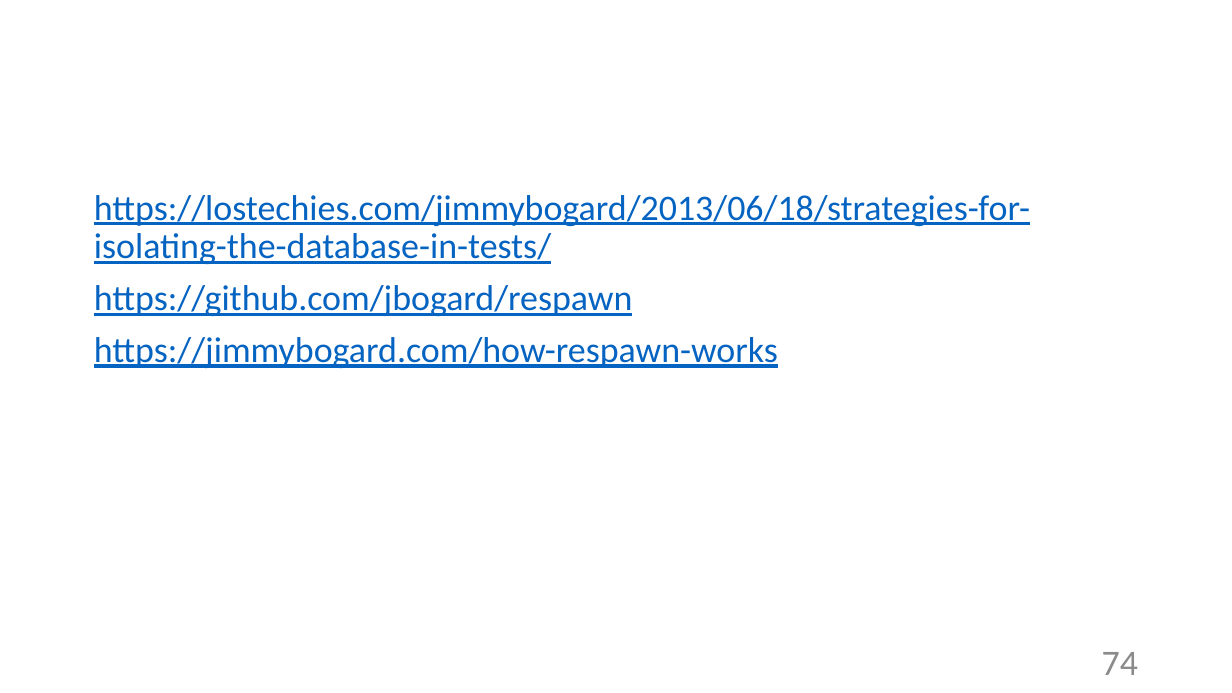
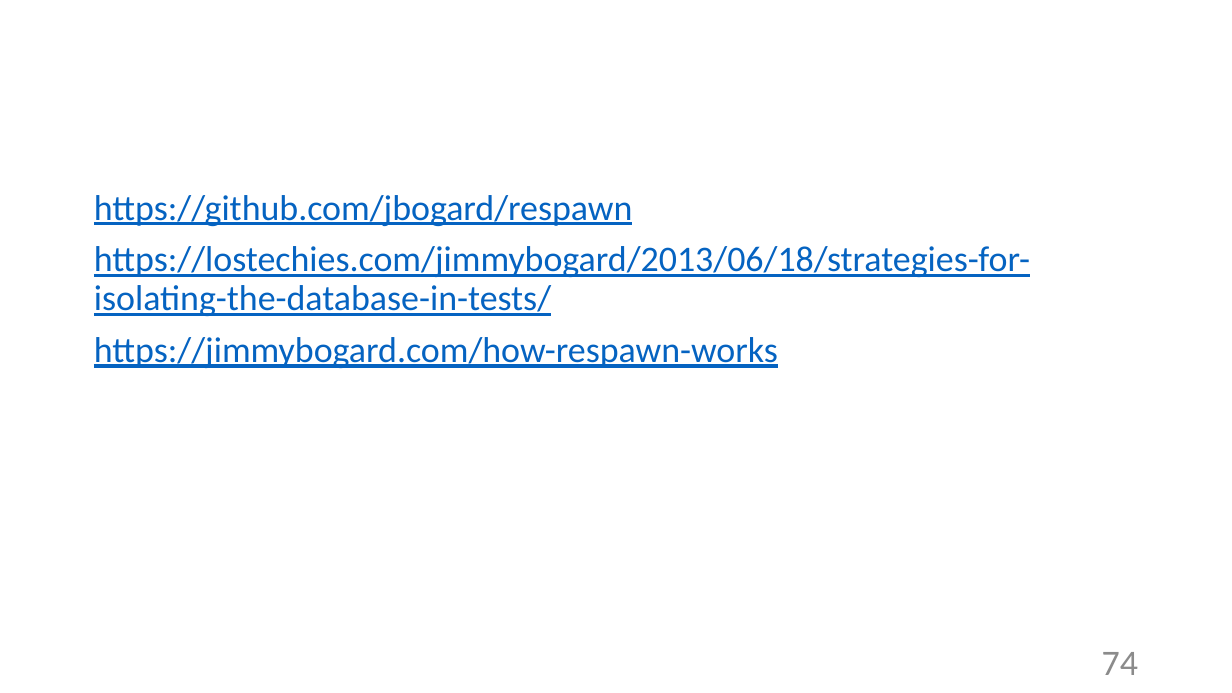
Before and after one commit to Sa1Gur/DbTest.Containers, a slide deck: slide 74 of DbaseTesting.pptx. Drawn at 1232x693 pixels with LibreOffice and Linux fonts; fonts in the diff are those of the drawing; background and template pictures are left out. Boxes give left, top, right and bottom in pixels: in the first picture for what was removed or moved away, otherwise in the second. Text is boxed around its words. In the diff, an @@ line names an element or a change of style, - is before the commit and + after.

```diff
--- a/DbaseTesting.pptx
+++ b/DbaseTesting.pptx
@@ text at box(94, 195, 633, 226): paragraph added @@
+https://github.com/jbogard/respawn
@@ text at box(94, 285, 633, 316): paragraph removed @@
-https://github.com/jbogard/respawn
```
Also in this commit, not shown: 9 other slides changed, 1 other file.
